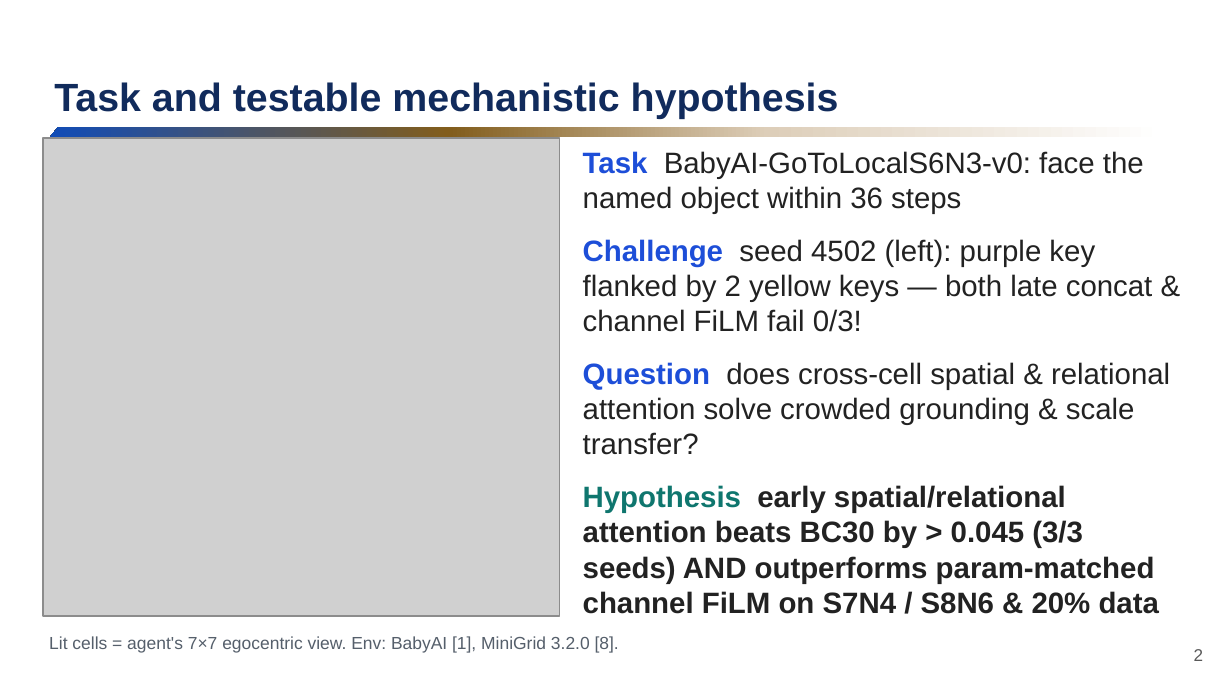
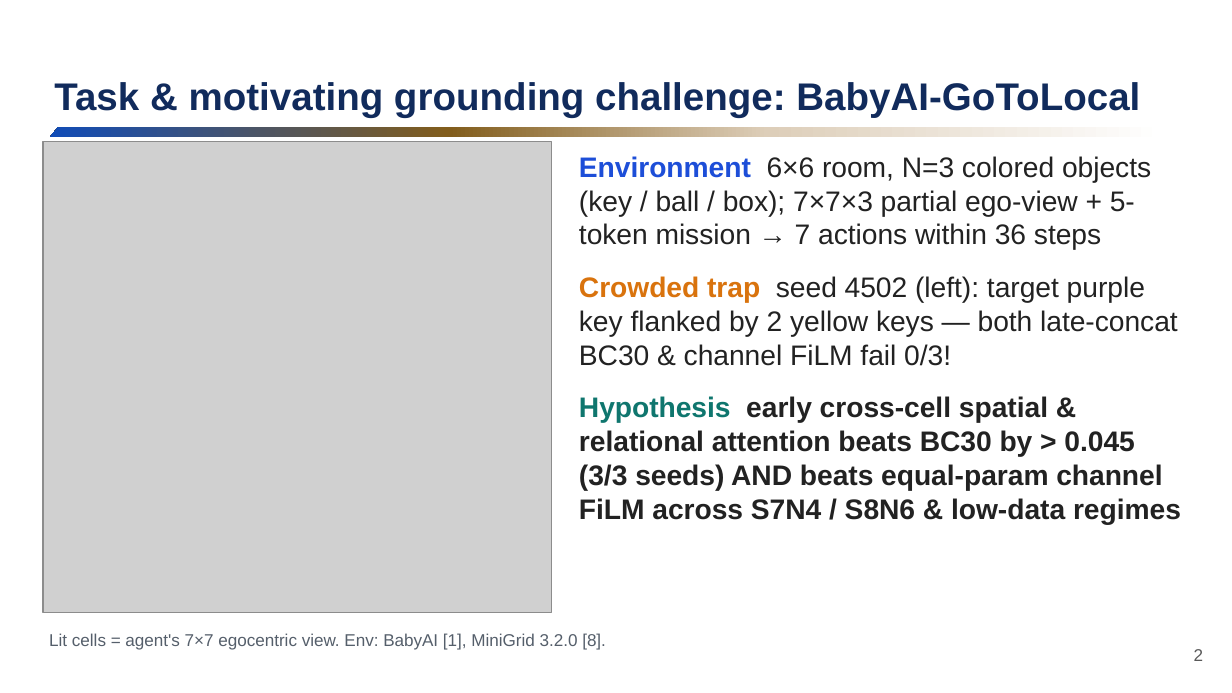
Before and after one commit to Oliver-ming/BabyAI_Exploration_with_Film, a slide deck: slide 2 of presentation/AIAA4220_Project3_Presentation.pptx. Drawn at 1232x693 pixels with LibreOffice and Linux fonts; fonts in the diff are those of the drawing; grey boxes stand for pictures; background and template pictures are left out. Boxes give left, top, right and bottom in pixels: in the first picture for what was removed or moved away, otherwise in the second. Text is boxed around its words. In the diff, an @@ line names an element or a change of style, - is before the commit and + after.

```diff
--- a/presentation/AIAA4220_Project3_Presentation.pptx
+++ b/presentation/AIAA4220_Project3_Presentation.pptx
@@ title at (54, 82, 1140, 118): text changed; size 23 to 22.5 pt @@
-Task and testable mechanistic hypothesis
+Task & motivating grounding challenge: BabyAI-GoToLocal
@@ picture: place and size @@
-picture at (43, 138, 559, 616)
+picture at (43, 142, 552, 612)
@@ text at (579, 156, 1181, 525): text changed; size 17.2 to 16.5 pt @@
-Task BabyAI-GoToLocalS6N3-v0: face the named object within 36 steps
-Challenge seed 4502 (left): purple key flanked by 2 yellow keys — both late concat & channel FiLM fail 0/3!
-Question does cross-cell spatial & relational attention solve crowded grounding & scale transfer?
-Hypothesis early spatial/relational attention beats BC30 by > 0.045 (3/3 seeds) AND outperforms param-matched channel FiLM on S7N4 / S8N6 & 20% data
+Environment 6×6 room, N=3 colored objects (key / ball / box); 7×7×3 partial ego-view + 5-token mission → 7 actions within 36 steps
+Crowded trap seed 4502 (left): target purple key flanked by 2 yellow keys — both late-concat BC30 & channel FiLM fail 0/3!
+Hypothesis early cross-cell spatial & relational attention beats BC30 by > 0.045 (3/3 seeds) AND beats equal-param channel FiLM across S7N4 / S8N6 & low-data regimes
@@ text "Lit cells = agent's 7×7 ..." at (49, 633, 606, 650): size 10.2 to 10 pt; more space between paragraphs @@
```
Also in this commit, not shown: 16 other slides changed, 11 slides added, 5 slides removed, 43 other files.
